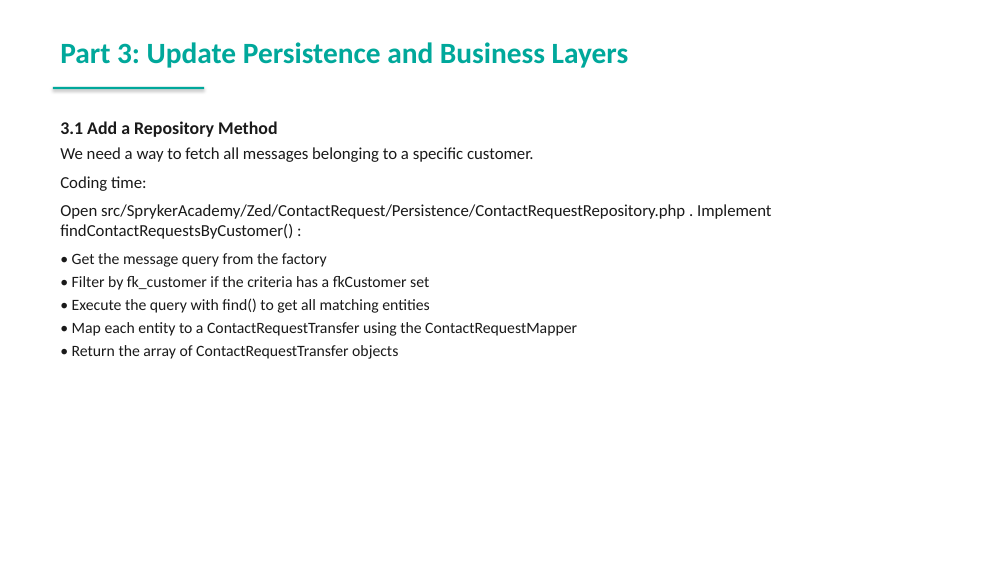
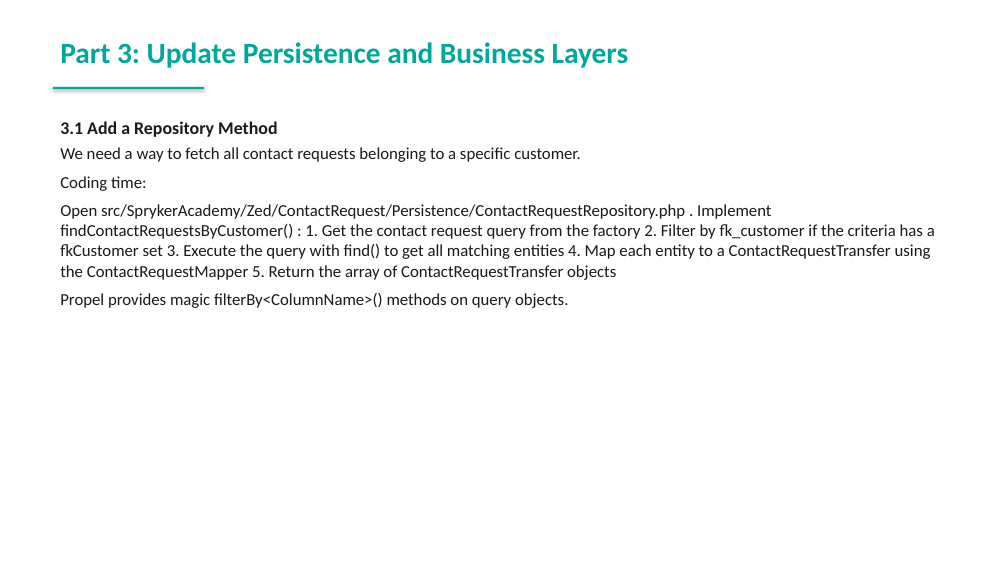
Before and after one commit to spryker-academy/instructor-exercises, a slide deck: slide 179 of guides-pptx/spryker-academy-fundamental.pptx (slide 170 before the commit). Drawn at 1008x567 pixels with LibreOffice and Linux fonts; fonts in the diff are those of the drawing. Boxes give left, top, right and bottom in pixels: in the first picture for what was removed or moved away, otherwise in the second. Text is boxed around its words. In the diff, an @@ line names an element or a change of style, - is before the commit and + after.

```diff
--- a/guides-pptx/spryker-academy-fundamental.pptx
+++ b/guides-pptx/spryker-academy-fundamental.pptx
@@ text at [60, 147, 581, 162]: text changed @@
-We need a way to fetch all messages belonging to a specific customer.
+We need a way to fetch all contact requests belonging to a specific customer.
@@ text at [60, 204, 935, 308]: text changed; size 15 to 16 pt @@
-Open src/SprykerAcademy/Zed/ContactRequest/Persistence/ContactRequestRepository.php . Implement findContactRequestsByCustomer() :
-• Get the message query from the factory
-• Filter by fk_customer if the criteria has a fkCustomer set
-• Execute the query with find() to get all matching entities
-• Map each entity to a ContactRequestTransfer using the ContactRequestMapper
-• Return the array of ContactRequestTransfer objects
+Open src/SprykerAcademy/Zed/ContactRequest/Persistence/ContactRequestRepository.php . Implement findContactRequestsByCustomer() : 1. Get the contact request query from the factory 2. Filter by fk_customer if the criteria has a fkCustomer set 3. Execute the query with find() to get all matching entities 4. Map each entity to a ContactRequestTransfer using the ContactRequestMapper 5. Return the array of ContactRequestTransfer objects
+Propel provides magic filterBy<ColumnName>() methods on query objects.
```
Also in this commit, not shown: 74 other slides changed, 11 slides added, 3 slides removed, 16 other files.
